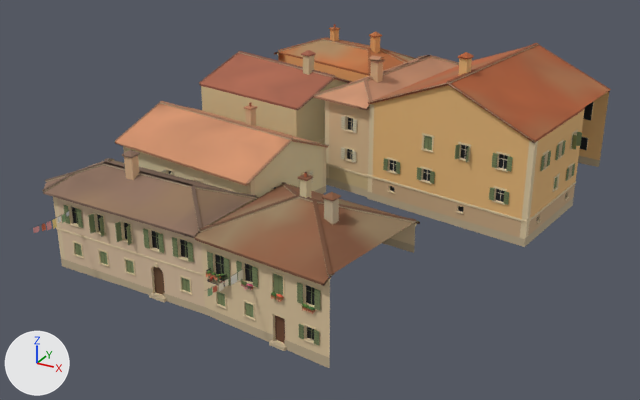
Two versions of the glTF model games/yorimichi/assets/belmonte/meshes/SM_BM_BT_blk_20.glb, one commit apart.
The view is the same before and after, from a 50 mm lens placed at (34.7, -67.1, 36.7), pointed at (-0.3, -3.5, 4.9). The lights are fixed; the arrows at lower left show +X, +Y and +Z. The first picture is the older version. Vertices at exactly the same position are counted once.

Names of what the first picture shows: 'SM_BM_BT_blk_20'.
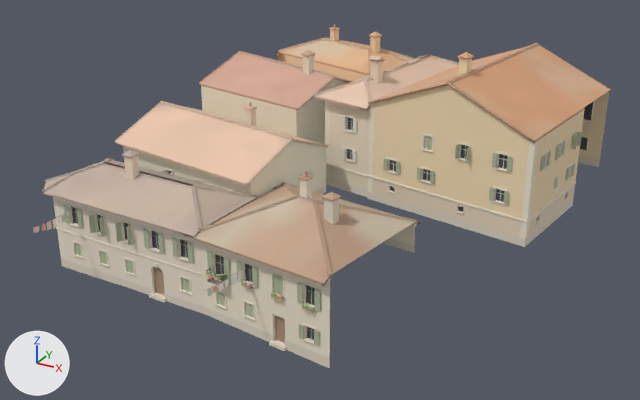
Edits to the bpy script that builds the scene:
```text
Change me_sm_bt_blk_20:
    where me_sm_bt_blk_20.from_pydata(...)  # 15426 vertices, 17863 faces; spans x -21.1..20.3, y -22.9..19.8, z -0.6..18.5
    used by ob_sm_bm_bt_blk_20; location = (0.0, 0.0, 0.0)
    me_sm_bt_blk_20 part 1: 7376 faces centred in x -20.5..19.5, y -21.2..19.3, z -0.2..13.1 are repainted in the vertex colours; the middle colour goes from beige #dec9a3 to pale yellow #f0e6d1
    me_sm_bt_blk_20 part 2: 10487 faces centred in x -21.0..20.3, y -22.9..19.8, z -0.5..18.2 are repainted in the vertex colours; the middle colour goes from brown #b18159 to beige #d9bca0
```

Location of each change, (x1, y1, x2, y2) in pixels of the pictures (640 x 400 px):
part 1 of me_sm_bt_blk_20, recoloured: (33, 53, 594, 358) in both
part 2 of me_sm_bt_blk_20, recoloured (brown to beige): (33, 24, 611, 368) in both
